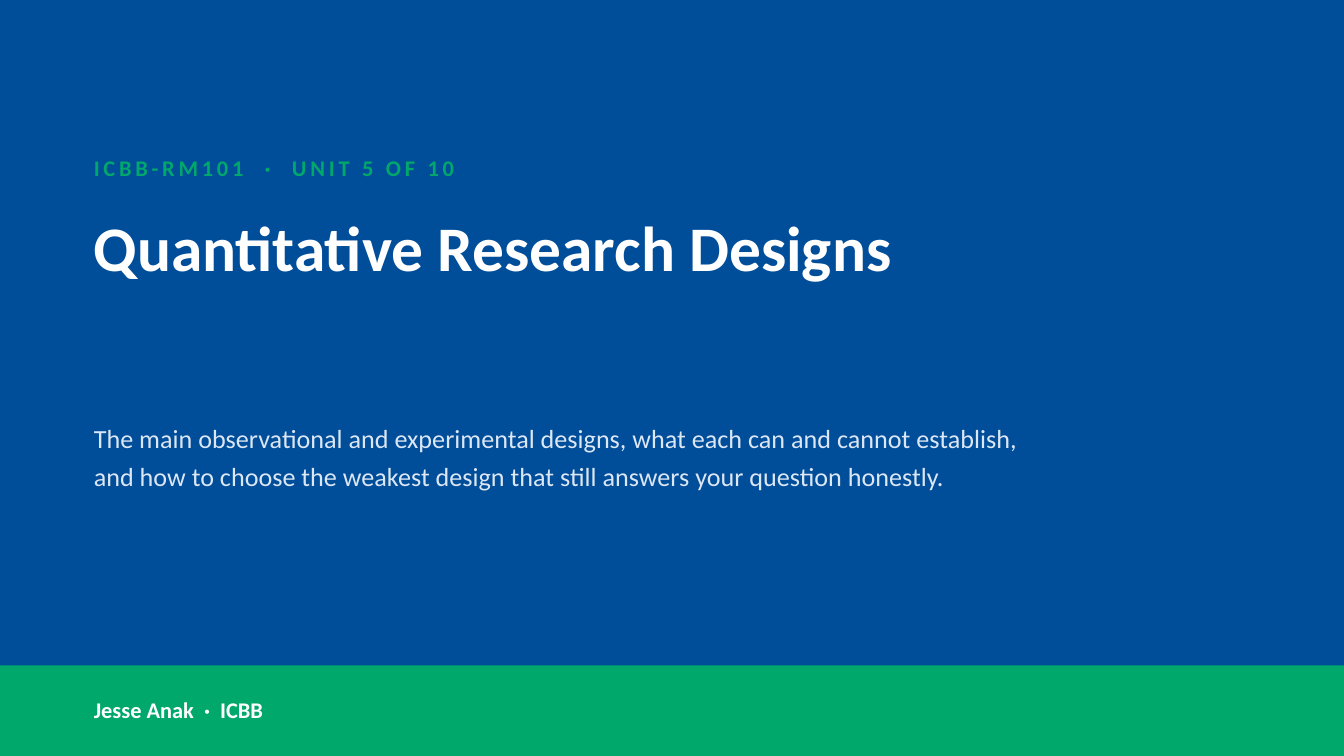
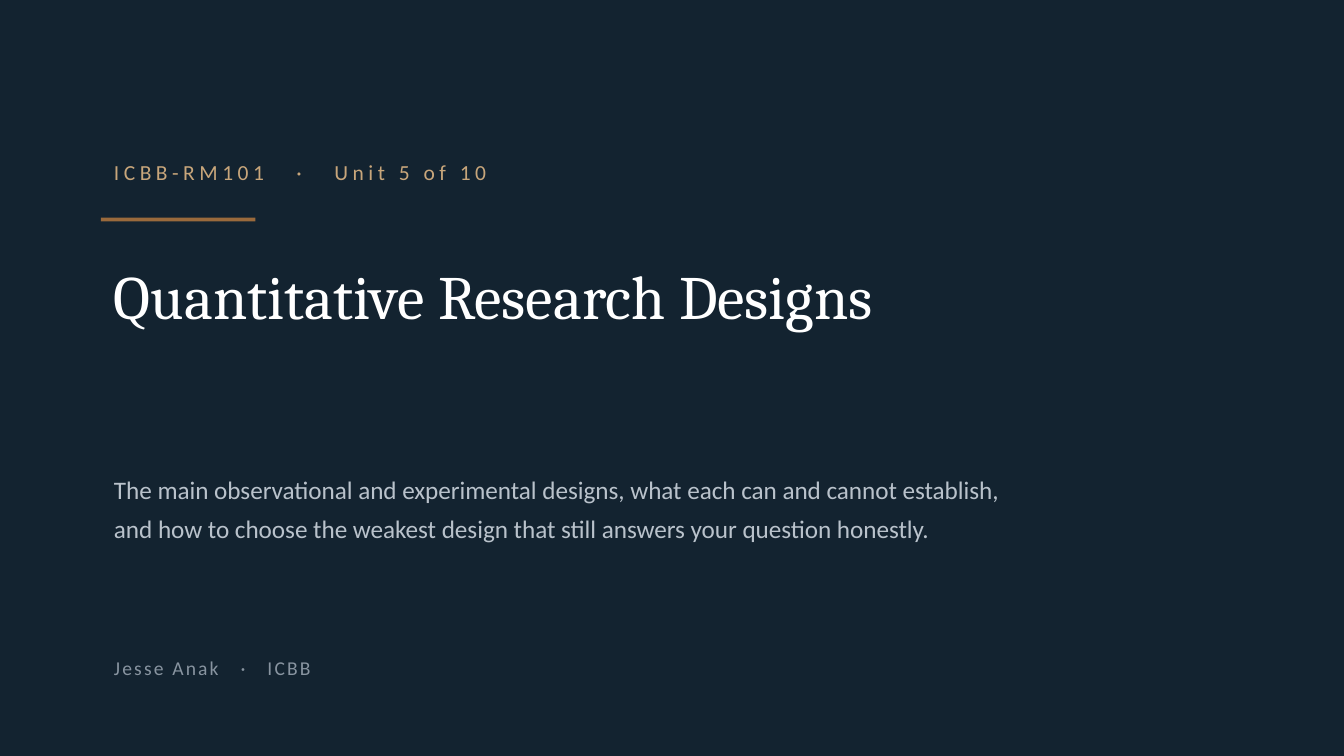
Before and after one commit to JesseAnak7534/ICBB, a slide deck: slide 1 of icbb-website/materials/research-methods/unit-05-slides.pptx. Drawn at 1344x756 pixels with LibreOffice and Linux fonts; fonts in the diff are those of the drawing; background and template pictures are left out. Boxes give left, top, right and bottom in pixels: in the first picture for what was removed or moved away, otherwise in the second. Text is boxed around its words. In the diff, an @@ line names an element or a change of style, - is before the commit and + after.

```diff
--- a/icbb-website/materials/research-methods/unit-05-slides.pptx
+++ b/icbb-website/materials/research-methods/unit-05-slides.pptx
@@ background #004D99 to #132330 @@
@@ text at (114,165,486,180): text changed; size 12 to 11.5 pt; text colour #00A86B to #C8A67B; bold off @@
-ICBB-RM101 · UNIT 5 OF 10
+ICBB-RM101 · Unit 5 of 10
@@ rectangle added at (101,218,255,222), fill #9A6A3C @@
@@ text "Quantitative Research Designs": place and size @@
-text "Quantitative Research Designs" at (94,226,891,282)
+text "Quantitative Research Designs" at (114,276,873,333)
@@ text "Quantitative Research Designs" at (114,276,873,333): size 34 to 33 pt, font Calibri to Cambria, bold off; line spacing 1 to 1.02 @@
@@ text "The main observational and experimental ...": place and size @@
-text "The main observational and experimental ..." at (94,430,1016,491)
+text "The main observational and experimental ..." at (114,481,999,543)
@@ text "The main observational and experimental ..." at (114,481,999,543): size 14 to 13.5 pt, text colour #DCE7F5 to #B9C2CB; line spacing 1.2 to 1.28 @@
@@ text "Jesse Anak · ICBB": place and size @@
-text "Jesse Anak · ICBB" at (94,702,263,718)
+text "Jesse Anak · ICBB" at (114,661,310,675)
@@ text "Jesse Anak · ICBB" at (114,661,310,675): size 12 to 10.5 pt, text colour #FFFFFF to #8894A0, letter spacing 0 to 1.2 pt, bold off @@
@@ rectangle removed at (0,665,1344,756) @@
```
Also in this commit, not shown: 16 other slides changed, 49 other files.
